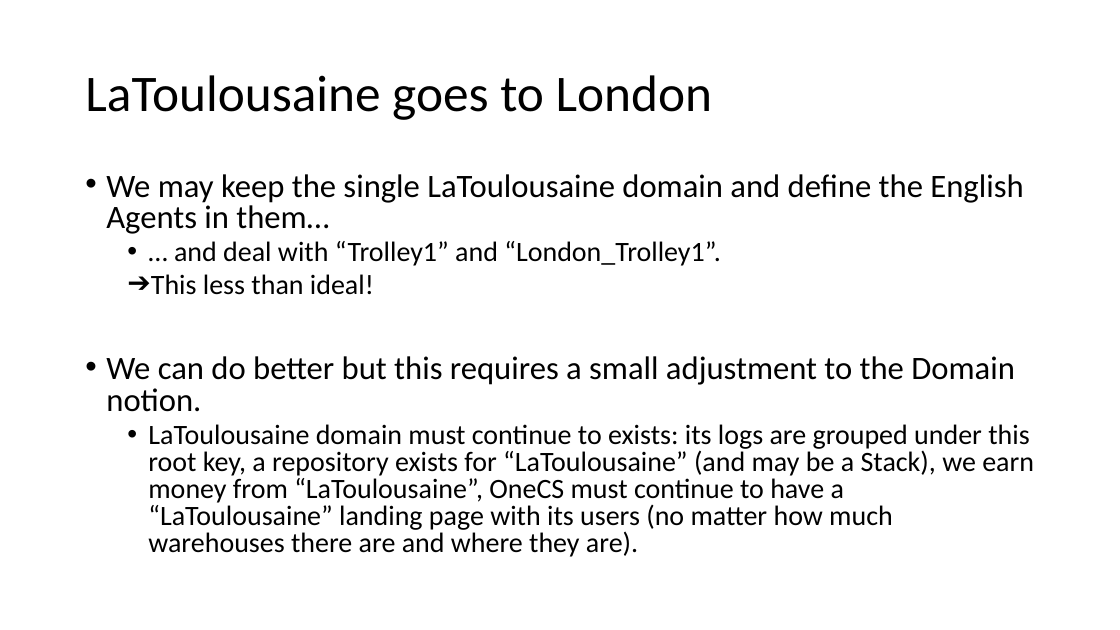
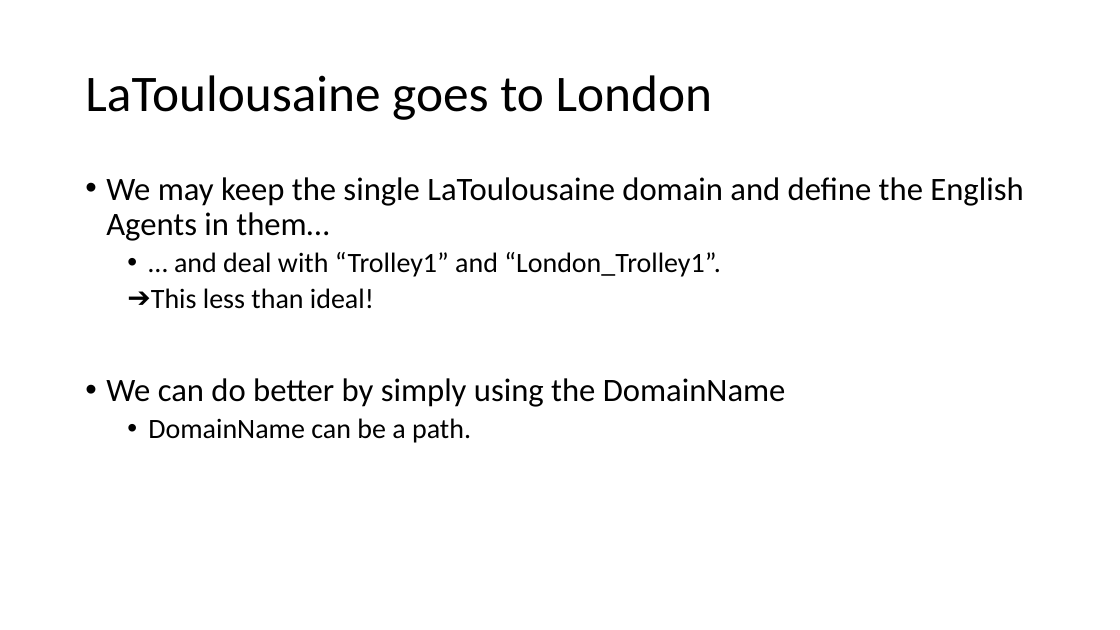
Before and after one commit to signature-opensource/CK-AppIdentity-Transport, a slide deck: slide 16 of Doc/CK-AppIdentity.pptx (slide 17 before the commit). Drawn at 1120x630 pixels with LibreOffice and Linux fonts; fonts in the diff are those of the drawing. Boxes give left, top, right and bottom in pixels: in the first picture for what was removed or moved away, otherwise in the second. Text is boxed around its words. In the diff, an @@ line names an element or a change of style, - is before the commit and + after.

```diff
--- a/Doc/CK-AppIdentity.pptx
+++ b/Doc/CK-AppIdentity.pptx
@@ text at [106,177,1023,309]: line spacing 0.8 to 0.9 @@
@@ text at [106,378,786,443]: text changed; size 24 to 28 pt @@
-• We can do better but this requires a small adjustment to the Domain notion.
-  • LaToulousaine domain must continue to exists: its logs are grouped under this root key, a repository exists for “LaToulousaine” (and may be a Stack), we earn money from “LaToulousaine”, OneCS must continue to have a “LaToulousaine” landing page with its users (no matter how much warehouses there are and where they are).
+• We can do better by simply using the DomainName
+  • DomainName can be a path.
```
Also in this commit, not shown: 11 other slides changed, 1 slide added, 4 slides removed.
